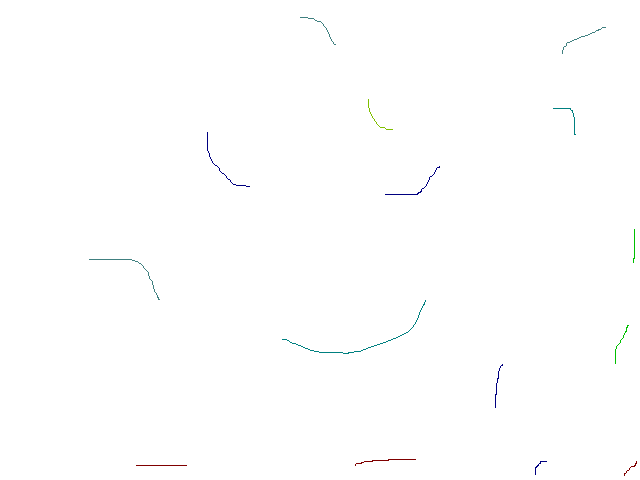
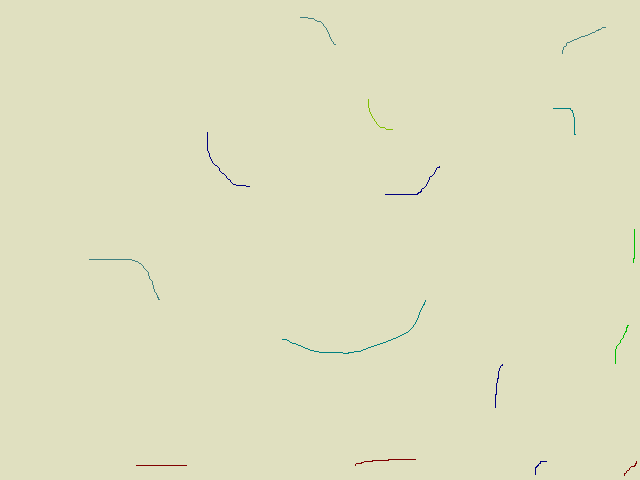
Layered file, before and after one edit (640 × 480). Changes by layer:
painted on "Background" over [0, 0, 640, 480]
painted on "8_KitchenLow.png" over [0, 0, 640, 480]
